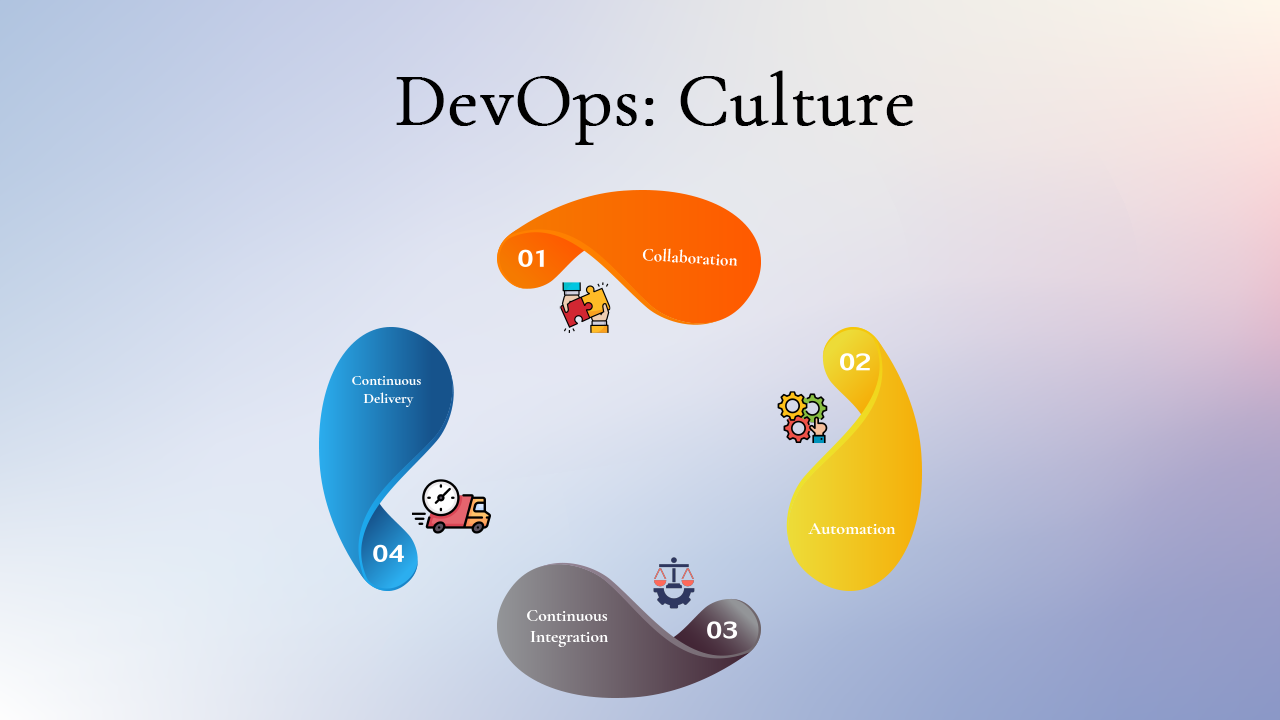
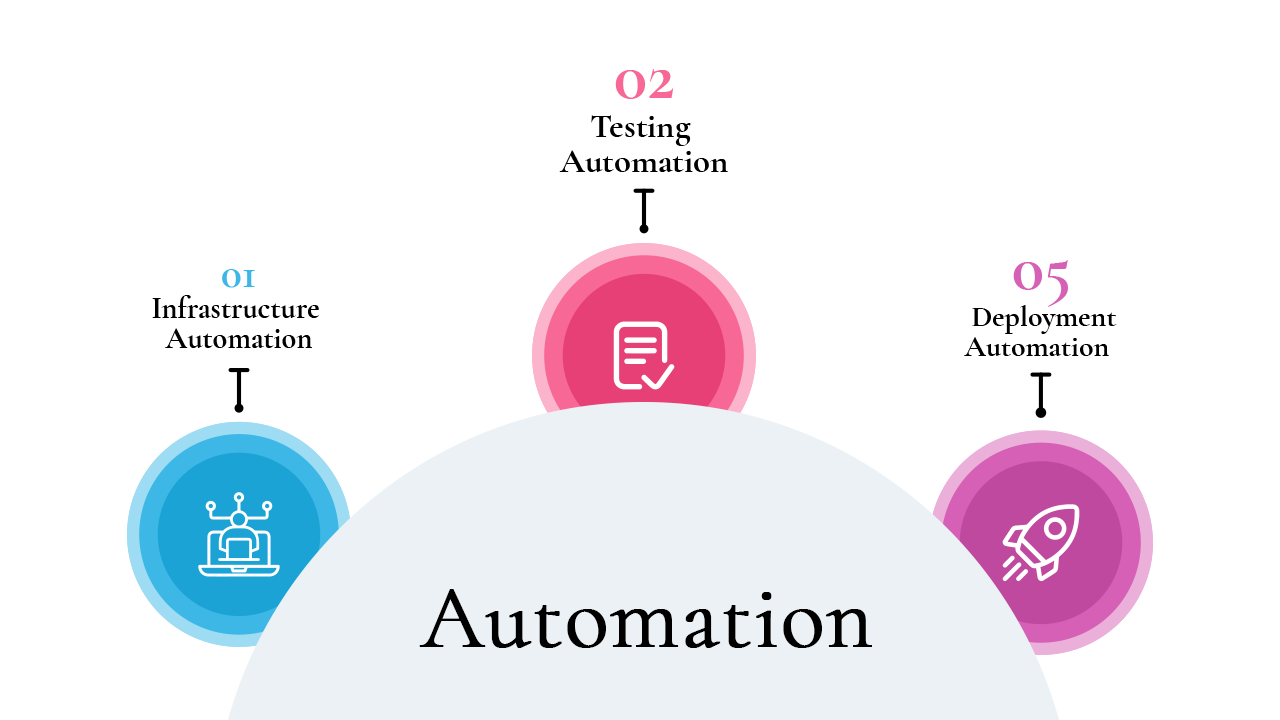
Layer changes from the first (1280, 720) image to the second:
renamed "DevOps: Culture" to "Automation", moved it above "Vector Smart Object", painted on it over [396, 70, 913, 648]
painted on "Vector Smart Object" (1st of 2) over [228, 190, 1059, 720]
removed layer "Vector Smart Object3" over [319, 327, 491, 591]
removed layer "Vector Smart Object2" over [497, 557, 761, 698]
removed layer "Vector Smart Object1" over [777, 327, 922, 591]
added layer "01" above "02" over [127, 269, 351, 647]
added layer "02" above "03" over [532, 69, 756, 468]
added layer "03" above "Vector Smart Object" over [929, 260, 1153, 655]
hid "Vector Smart Object" (2nd of 2) over [0, 0, 1280, 720]
hid "Background" over [0, 0, 1280, 720]
